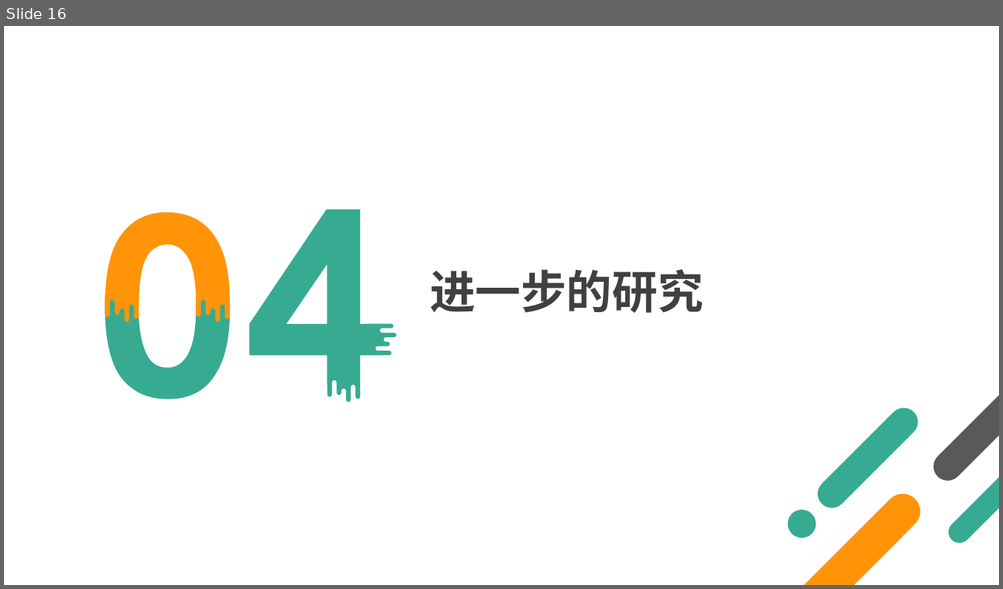
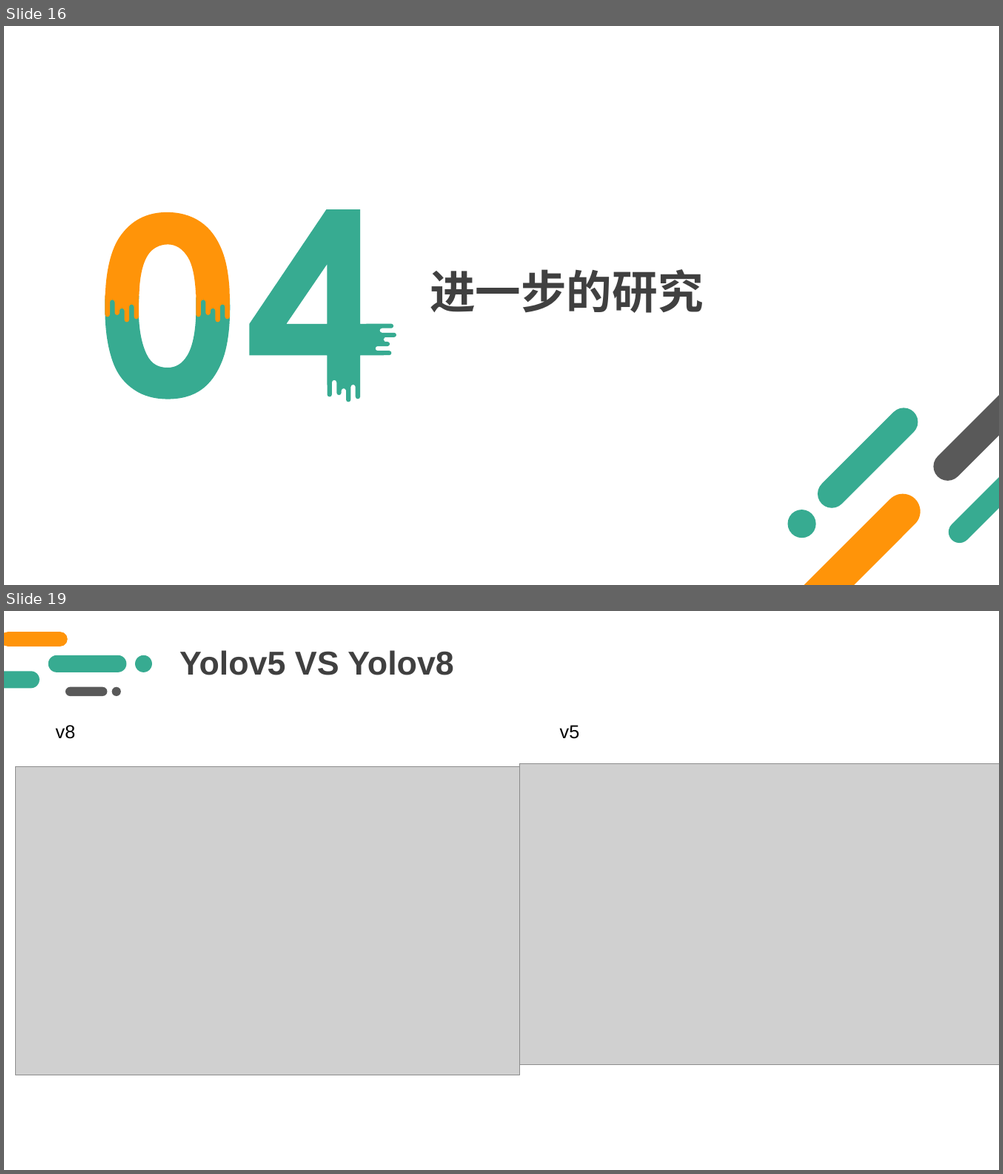
Before and after one commit to litterqi/yolov8_AimboT, a slide deck: AimboT.pptx. Shown one above the other, each under a label of ours: slide 16 before the commit, slides 16 and 19 after it; the slides between them are not shown. The pictures are 1003x589 and 1003x1174 pixels, drawn with LibreOffice and Linux fonts; fonts in the diff are those of the drawing; grey boxes stand for pictures. Boxes give left, top, right and bottom in pixels: in the first picture for what was removed or moved away, otherwise in the second. Text is boxed around its words. In the diff, an @@ line names an element or a change of style, - is before the commit and + after.

```diff
--- a/AimboT.pptx
+++ b/AimboT.pptx
@@ slide 19 added at (4,611,999,1170), background #FFFFFF @@
@@ group added at (4,632,454,696): 4 rounded rectangles, 2 ellipses, 1 text @@
+Yolov5 VS Yolov8
@@ text added at (56,725,76,739), 18 pt, text #000000 @@
+v8
@@ text added at (560,725,580,739), 18 pt, text #000000 @@
+v5
@@ picture added at (520,764,999,1065) @@
@@ picture added at (15,767,520,1076) @@
```
Also in this commit, not shown: 3 slides changed, 1 other slide added.
